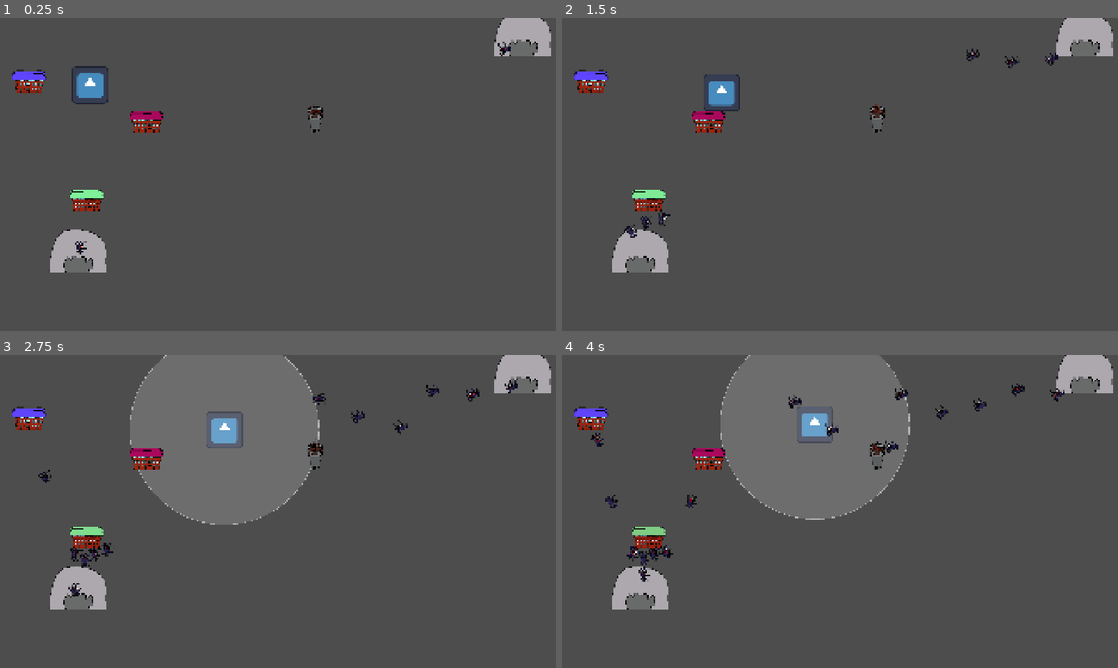
Above: before the commit, frames 1-4 (two rows, left to right).
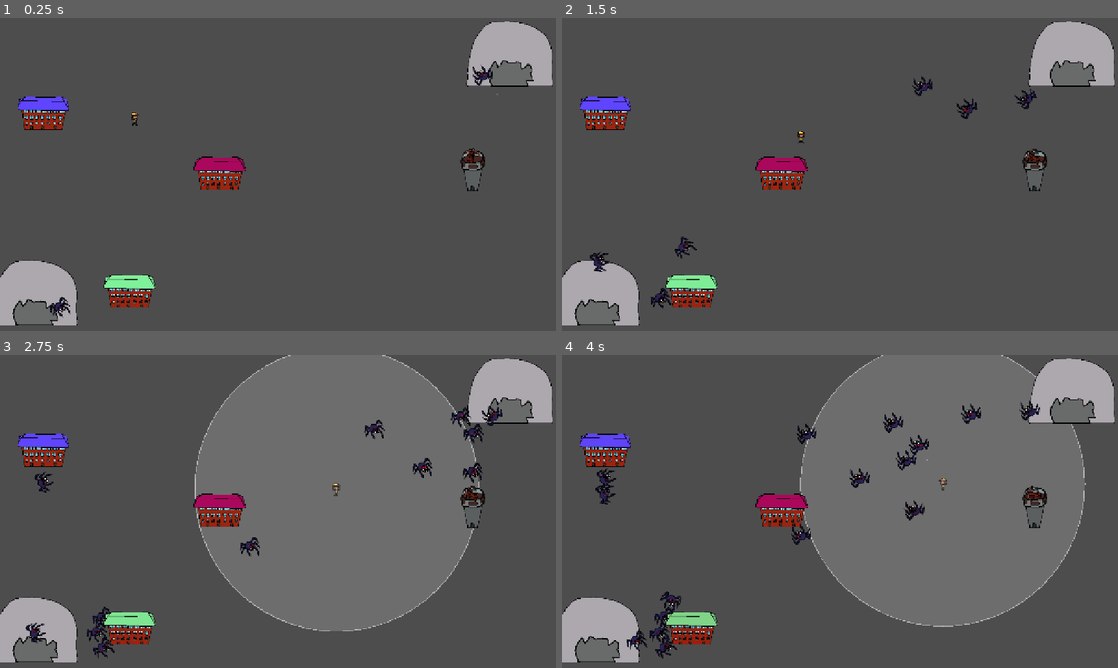
Above: after the commit, the same moments.

Repository: ternaryCat/ldjam59
Game: Godot game, scene res://components/level.tscn
Same seed, same stepped clock (60 frames per second), same inputs: the game is played once before the commit and once after it. The engine's default icon, where the game draws it, is replaced by a stand-in: a white triangle on a blue panel in a dark square.
Inputs:
- Up to frame 1 (0.25 s): no input
- Up to frame 2 (1.5 s): hold D (right) 0.53-1.28 s; hold Space (activate) 0.53-1.28 s; hold S (down) from 1.28 s (still down); tap W (top) at 1.35 s
- Up to frame 3 (2.75 s): release S (down) at 2.03 s; hold D (right) from 2.03 s (still down); hold Space (activate) from 2.03 s (still down)
- Up to frame 4 (4 s): release Space (activate) at 2.78 s; tap W (top) at 2.85 s; release D (right) at 3.53 s; hold A (left) from 3.53 s (still down); hold Space (activate) from 3.53 s (still down)

The runs differ from the first frame. In frame 1, 11% of the frame differs, in the area x 0-100%, y 0-99%; in frame 2, 11%; in frame 3, 45%; in frame 4, 47%.

Commit message:
add player animation

Diff:
--- a/components/level.tscn
+++ b/components/level.tscn
@@ -15,10 +15,10 @@
 [node name="enemies" type="Node2D" parent="." unique_id=286288996]
 
 [node name="spawner" parent="enemies" unique_id=1588589298 instance=ExtResource("3_6o5hi")]
-position = Vector2(268, 851)
+position = Vector2(78, 678)
 
 [node name="spawner2" parent="enemies" unique_id=221287589 instance=ExtResource("3_6o5hi")]
-position = Vector2(1803, 104)
+position = Vector2(1172, 128)
 
 [node name="towers" type="Node2D" parent="." unique_id=1975820466]
 
--- a/components/level/player.gd
+++ b/components/level/player.gd
@@ -6,6 +6,8 @@
 const ENEMY_PUSH: float = 6.0
 
 var _query: PhysicsShapeQueryParameters2D
+
+@onready var _sprite: AnimatedSprite2D = $sprite
 
 
 func _ready() -> void:
@@ -23,6 +25,11 @@
 	var direction := Input.get_vector("left", "right", "top", "down")
 	velocity = direction * speed + _enemy_push()
 	move_and_slide()
+	var anim: StringName = &"walk" if direction != Vector2.ZERO else &"idle"
+	if _sprite.animation != anim:
+		_sprite.play(anim)
+	if direction.x != 0.0:
+		_sprite.flip_h = direction.x < 0.0
 
 
 func _enemy_push() -> Vector2:
--- a/components/level/player.tscn
+++ b/components/level/player.tscn
@@ -1,10 +1,49 @@
 [gd_scene format=3 uid="uid://b6tdgp3g2i7k2"]
 
-[ext_resource type="Texture2D" uid="uid://cvxbsh0y4gur7" path="res://icon.svg" id="1_d7wyv"]
+[ext_resource type="Texture2D" uid="uid://cxq7suxtulbkv" path="res://images/gg1.png" id="1_oiay5"]
+[ext_resource type="Texture2D" uid="uid://dvdwouqmsy4ct" path="res://images/gg2.png" id="2_7e4us"]
 [ext_resource type="Script" uid="uid://cp0ass2c5bqyc" path="res://components/level/signal_area.gd" id="2_sigar"]
+[ext_resource type="Texture2D" uid="uid://dr37djk6td0ke" path="res://images/gg3.png" id="3_6usvx"]
+[ext_resource type="Texture2D" uid="uid://kiw4mg1epn73" path="res://images/gg4.png" id="4_yu5s1"]
+[ext_resource type="Texture2D" uid="uid://bsxofpil2kp56" path="res://images/gg5.png" id="5_51urh"]
+[ext_resource type="Texture2D" uid="uid://kggllp35rmt4" path="res://images/gg6.png" id="6_drpts"]
+
+[sub_resource type="SpriteFrames" id="SpriteFrames_n8w4k"]
+animations = [{
+"frames": [{
+"duration": 1.0,
+"texture": ExtResource("1_oiay5")
+}],
+"loop": true,
+"name": &"idle",
+"speed": 5.0
+}, {
+"frames": [{
+"duration": 1.0,
+"texture": ExtResource("1_oiay5")
+}, {
+"duration": 1.0,
+"texture": ExtResource("2_7e4us")
+}, {
+"duration": 1.0,
+"texture": ExtResource("3_6usvx")
+}, {
+"duration": 1.0,
+"texture": ExtResource("4_yu5s1")
+}, {
+"duration": 1.0,
+"texture": ExtResource("5_51urh")
+}, {
+"duration": 1.0,
+"texture": ExtResource("6_drpts")
+}],
+"loop": true,
+"name": &"walk",
+"speed": 5.0
+}]
 
 [sub_resource type="CircleShape2D" id="CircleShape2D_body"]
-radius = 64.28063
+radius = 13.0
 
 [sub_resource type="CircleShape2D" id="CircleShape2D_d7wyv"]
 radius = 327.0
@@ -13,8 +52,10 @@
 collision_layer = 64
 collision_mask = 32
 
-[node name="sprite" type="Sprite2D" parent="." unique_id=1169520795]
-texture = ExtResource("1_d7wyv")
+[node name="sprite" type="AnimatedSprite2D" parent="." unique_id=2048171477]
+sprite_frames = SubResource("SpriteFrames_n8w4k")
+animation = &"walk"
+speed_scale = 2.5
 
 [node name="body_shape" type="CollisionShape2D" parent="." unique_id=1784528730]
 shape = SubResource("CircleShape2D_body")
--- a/project.godot
+++ b/project.godot
@@ -17,8 +17,8 @@
 
 [display]
 
-window/size/viewport_width=1920
-window/size/viewport_height=1080
+window/size/viewport_width=1280
+window/size/viewport_height=720
 window/stretch/mode="canvas_items"
 
 [input]
Binary file added: images/gg1.png
Not shown, added: images/gg1.png.import
Binary file added: images/gg2.png
Not shown, added: images/gg2.png.import
Binary file added: images/gg3.png
Not shown, added: images/gg3.png.import
Binary file added: images/gg4.png
Not shown, added: images/gg4.png.import
Binary file added: images/gg5.png
Not shown, added: images/gg5.png.import
Binary file added: images/gg6.png
Not shown, added: images/gg6.png.import
